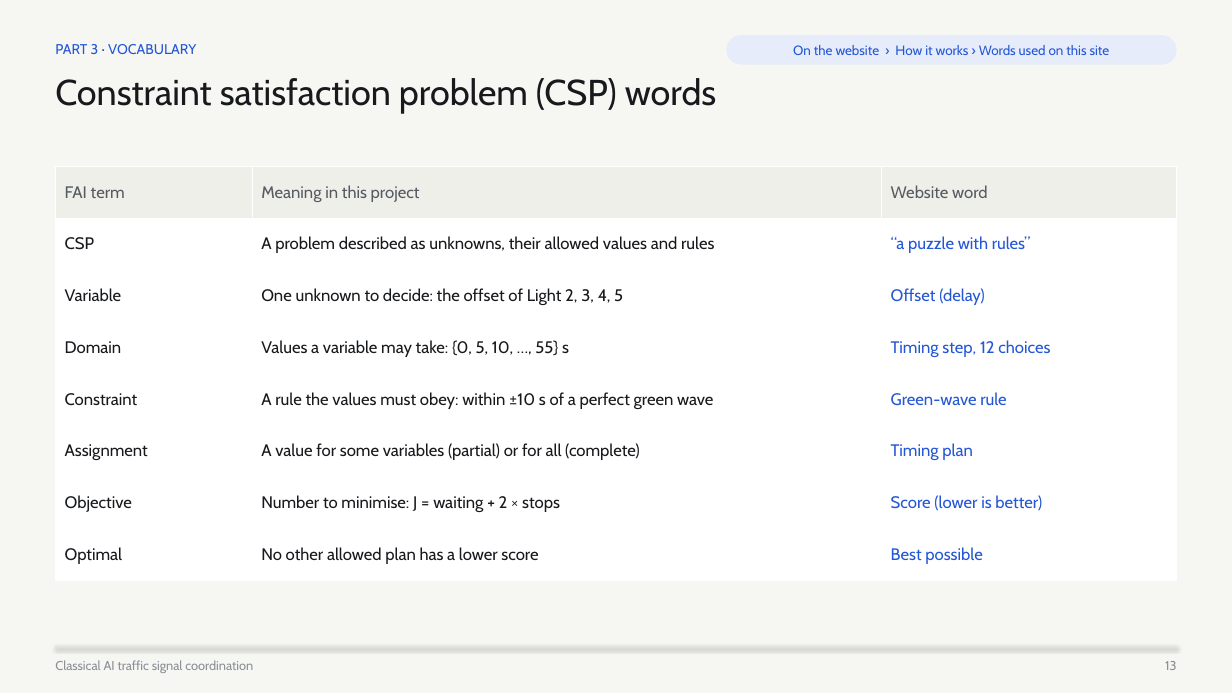
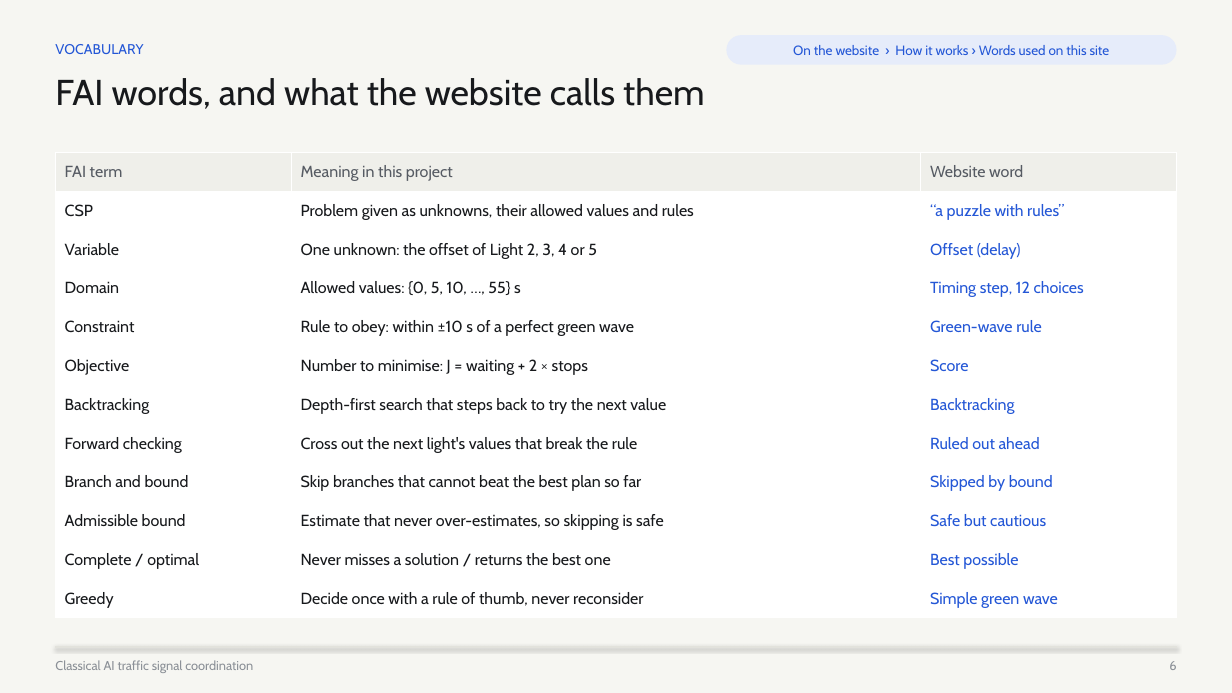
Before and after one commit to vyeos/fai-project, a slide deck: slide 6 of deliverables/final_slides.pptx (slide 13 before the commit). Drawn at 1232x693 pixels with LibreOffice and Linux fonts; fonts in the diff are those of the drawing. Boxes give left, top, right and bottom in pixels: in the first picture for what was removed or moved away, otherwise in the second. Text is boxed around its words. In the diff, an @@ line names an element or a change of style, - is before the commit and + after.

```diff
--- a/deliverables/final_slides.pptx
+++ b/deliverables/final_slides.pptx
@@ text at (55, 44, 143, 54): text changed @@
-PART 3 · VOCABULARY
+VOCABULARY
@@ text at (55, 78, 704, 109): text changed @@
-Constraint satisfaction problem (CSP) words
+FAI words, and what the website calls them
@@ table at (55, 152, 1177, 618) @@
-row 2: CSP | A problem described as unknowns, their allowed values and rules | “a puzzle with rules”
-row 3: Variable | One unknown to decide: the offset of Light 2, 3, 4, 5 | Offset (delay)
-row 4: Domain | Values a variable may take: {0, 5, 10, …, 55} s | Timing step, 12 choices
-row 5: Constraint | A rule the values must obey: within ±10 s of a perfect green wave | Green-wave rule
-row 6: Assignment | A value for some variables (partial) or for all (complete) | Timing plan
-row 7: Objective | Number to minimise: J = waiting + 2 × stops | Score (lower is better)
-row 8: Optimal | No other allowed plan has a lower score | Best possible
+row 2: CSP | Problem given as unknowns, their allowed values and rules | “a puzzle with rules”
+row 3: Variable | One unknown: the offset of Light 2, 3, 4 or 5 | Offset (delay)
+row 4: Domain | Allowed values: {0, 5, 10, …, 55} s | Timing step, 12 choices
+row 5: Constraint | Rule to obey: within ±10 s of a perfect green wave | Green-wave rule
+row 6: Objective | Number to minimise: J = waiting + 2 × stops | Score
+row 7: Backtracking | Depth-first search that steps back to try the next value | Backtracking
+row 8: Forward checking | Cross out the next light's values that break the rule | Ruled out ahead
+row 9: Branch and bound | Skip branches that cannot beat the best plan so far | Skipped by bound
+row 10: Admissible bound | Estimate that never over-estimates, so skipping is safe | Safe but cautious
+row 11: Complete / optimal | Never misses a solution / returns the best one | Best possible
+row 12: Greedy | Decide once with a rule of thumb, never reconsider | Simple green wave
@@ table: place and size @@
-table at (55, 166, 1177, 580)
+table at (55, 152, 1177, 618)
@@ text at (1169, 661, 1176, 670): text changed @@
-13
+6
```
Also in this commit, not shown: 13 other slides changed, 1 slide added, 19 slides removed, 3 other files.
